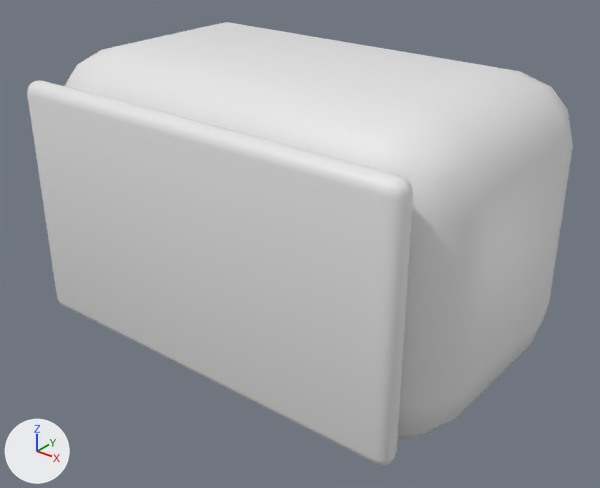
The glTF model models/catch_breads/bread_shokupan.glb as it was, and as the next commit left it.
Camera for both pictures: a 50 mm camera at (0.778, -0.98, 0.532) aimed at (0.021, -0.034, -0.055). Arrows for +X, +Y and +Z are at lower left; the lights stay in place. The older version comes first.

Objects in the first picture: '小麦のふんわりした断面', '角食パンの香ばしい耳'.
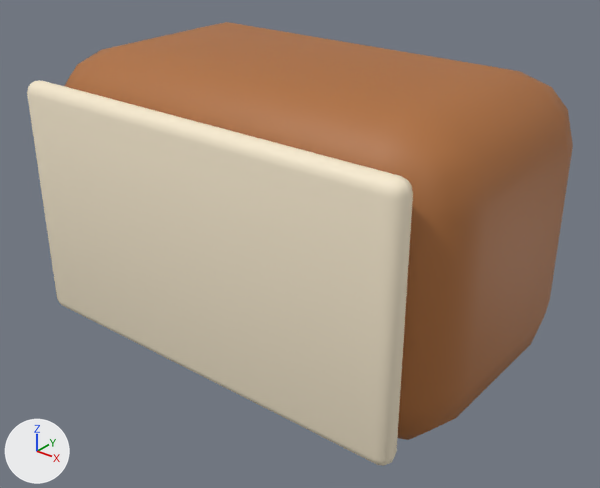
What differs and where, as boxes (x1, y1, x2, y2) in the pictures (600 x 488 px):
'小麦のふんわりした断面', recoloured: (27, 80, 413, 466) in both
'角食パンの香ばしい耳', recoloured (white to brown): (65, 22, 573, 440) in both

The change in detail:
Material '香ばしい焼き目' (mat_香ばしい焼き目) changes colour from white #e7e7e7 to brown #af6f3c; in linear values from (0.8, 0.8, 0.8) to (0.43, 0.16, 0.045).
Material '小麦粉' (mat_小麦粉) changes colour from white #e7e7e7 to beige #f8ebd0; in linear values from (0.8, 0.8, 0.8) to (0.94, 0.83, 0.63).
